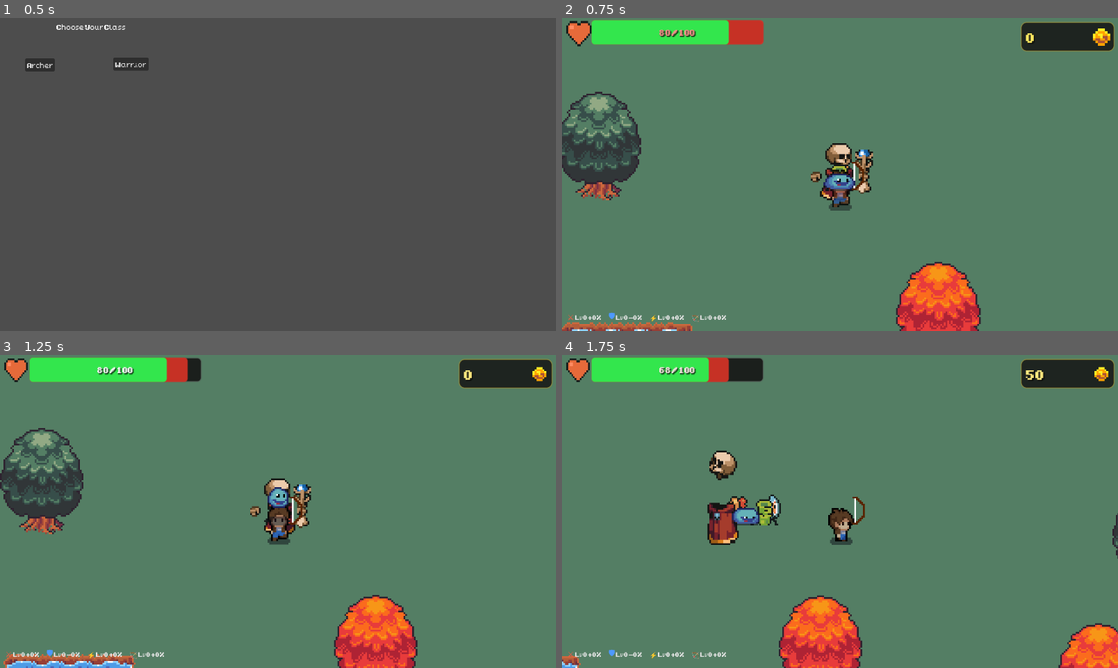
Above: before the commit, frames 1-4 (two rows, left to right).
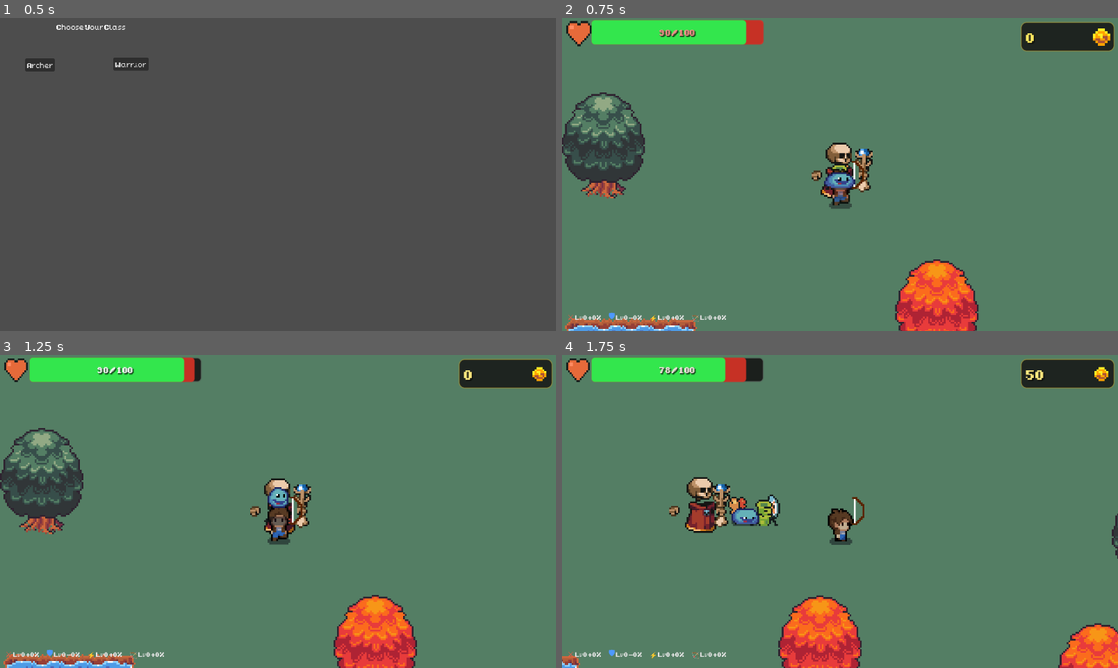
Above: after the commit, the same moments.

Repository: Alex1337F/INDAProject
Game: Godot game, scene res://scenes/class_select.tscn
Same seed, same stepped clock (60 frames per second), same inputs: the game is played once before the commit and once after it.
Inputs (mouse positions are in pixels of both pictures, inside the frame that each line leads up to):
- Up to frame 1 (0.5 s): no input
- Up to frame 2 (0.75 s): click "Archer" at 0.5 s
- Up to frame 3 (1.25 s): no input
- Up to frame 4 (1.75 s): tap Enter at 1.25 s; move the mouse to (962, 495) at 1.27 s; hold D (walk-right) from 1.28 s (still down); tap P at 1.35 s

Frame 1 is identical in both runs. In frame 2, 4.9% of the frame differs, in the area x 0-76%, y 0-100%; in frame 3, 0.7%; in frame 4, 3.3%.

Commit message:
Minor bug fixes

Diff:
--- a/scenes/skeleton_enemy.gd
+++ b/scenes/skeleton_enemy.gd
@@ -53,10 +53,7 @@
 	if current_health <= 0:
 		_die()
 
-func _unhandled_input(event: InputEvent) -> void:
-	if event is InputEventKey and event.pressed and event.keycode == KEY_P:
-		if not is_dead:
-			_die()
+
 
 func _die() -> void:
 	is_dead = true
--- a/scripts/enemy.gd
+++ b/scripts/enemy.gd
@@ -1,12 +1,15 @@
 extends CharacterBody2D
 
 const SPEED = 30.0
+const CONTACT_DAMAGE = 10
+const DAMAGE_COOLDOWN = 0.8
 var MAX_HEALTH: int = 60
 var current_health: int
-var is_knockback: bool = false  # Add this
+var is_knockback: bool = false
+var damage_timer: float = 0.0
 
-const KNOCKBACK_FORCE = 400.0   # Add this
-const KNOCKBACK_DECAY = 10.0    # Add this - how fast it slows down
+const KNOCKBACK_FORCE = 400.0
+const KNOCKBACK_DECAY = 10.0
 
 @onready var player: CharacterBody2D
 @onready var anim = $AnimatedSprite2D
@@ -22,14 +25,13 @@
 		return
 
 	if is_knockback:
-		# Slow down the knockback over time
 		velocity = velocity.lerp(Vector2.ZERO, KNOCKBACK_DECAY * delta)
 		if velocity.length() < 5.0:
 			is_knockback = false
 		move_and_slide()
-		return  # Skip normal movement while knocked back
+		return
 
-	var direction = (player.position - position).normalized()
+	var direction = (player.global_position - global_position).normalized()
 	velocity = direction * SPEED
 
 	# Animations
@@ -45,9 +47,17 @@
 
 	move_and_slide()
 
+	# Contact damage
+	damage_timer -= delta
+	var distance = global_position.distance_to(player.global_position)
+	if distance < 12.0 and damage_timer <= 0:
+		if player.has_method("take_damage"):
+			player.take_damage(CONTACT_DAMAGE)
+			damage_timer = DAMAGE_COOLDOWN
+			velocity = -direction * SPEED * 2
+
 func take_damage(amount: int, knockback_origin: Vector2) -> void:
 	current_health -= amount
-	print("Enemy hit! HP: ", current_health)
 
 	# Apply knockback away from attacker
 	var knockback_dir = (global_position - knockback_origin).normalized()
--- a/scripts/skeleton_projectile.gd
+++ b/scripts/skeleton_projectile.gd
@@ -2,24 +2,24 @@
 
 var direction: Vector2 = Vector2.RIGHT
 var speed: float = 120.0
-var lifetime: float = 4.0 # Destroy after 4 seconds
+var lifetime: float = 4.0
+const DAMAGE: int = 15
+const HIT_RADIUS: float = 10.0
 
 func _ready() -> void:
-	# Connect the body_entered signal for collision with the player
-	body_entered.connect(_on_body_entered)
 	# Auto-destroy after lifetime
 	var timer = get_tree().create_timer(lifetime)
 	timer.timeout.connect(queue_free)
 
-func _process(delta: float) -> void:
-	# Set rotation to face the movement direction (only matters on first frame)
+func _physics_process(delta: float) -> void:
 	rotation = direction.angle()
 	position += direction * speed * delta
 
-func _on_body_entered(body: Node) -> void:
-	# Ignore the skeleton that fired this
-	if body.get_parent() != null and body.get_parent().name == "SkeletonEnemy":
-		return
-	if body is PlayerBase:
-		body.take_damage(15)
-		queue_free()
+	# Direct distance check — no physics engine dependency
+	var player = get_tree().get_first_node_in_group("player")
+	if player and is_instance_valid(player):
+		var dist = global_position.distance_to(player.global_position)
+		if dist < HIT_RADIUS:
+			if player.has_method("take_damage"):
+				player.take_damage(DAMAGE)
+			queue_free()
